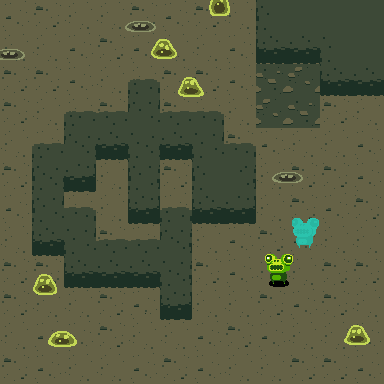
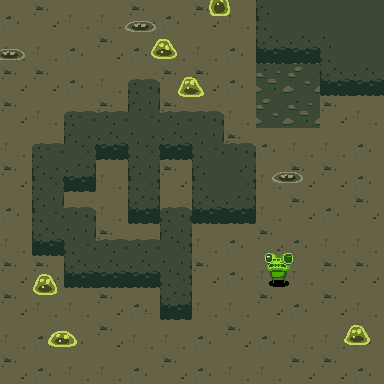
Two versions of the same layered image (384x384). Layer-by-layer changes:
renamed "Layer 6" to "Layer 10", moved it above "Layer 8", painted on it over (265, 253, 293, 284)
moved "Layer 8" above "Layer 7", painted on it over (270, 278, 287, 284)
removed layer "Layer 5" over (292, 218, 319, 248)
